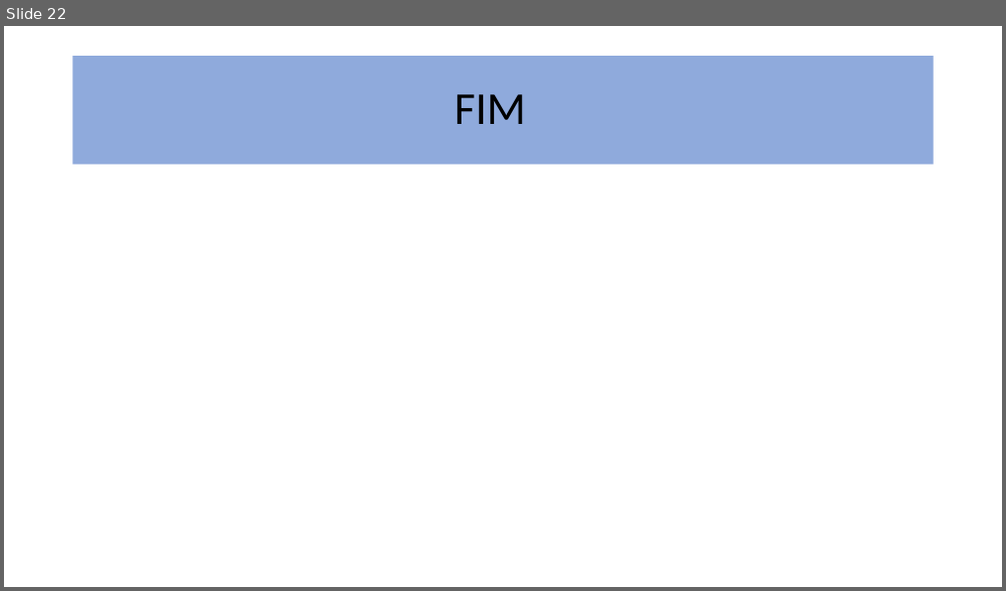
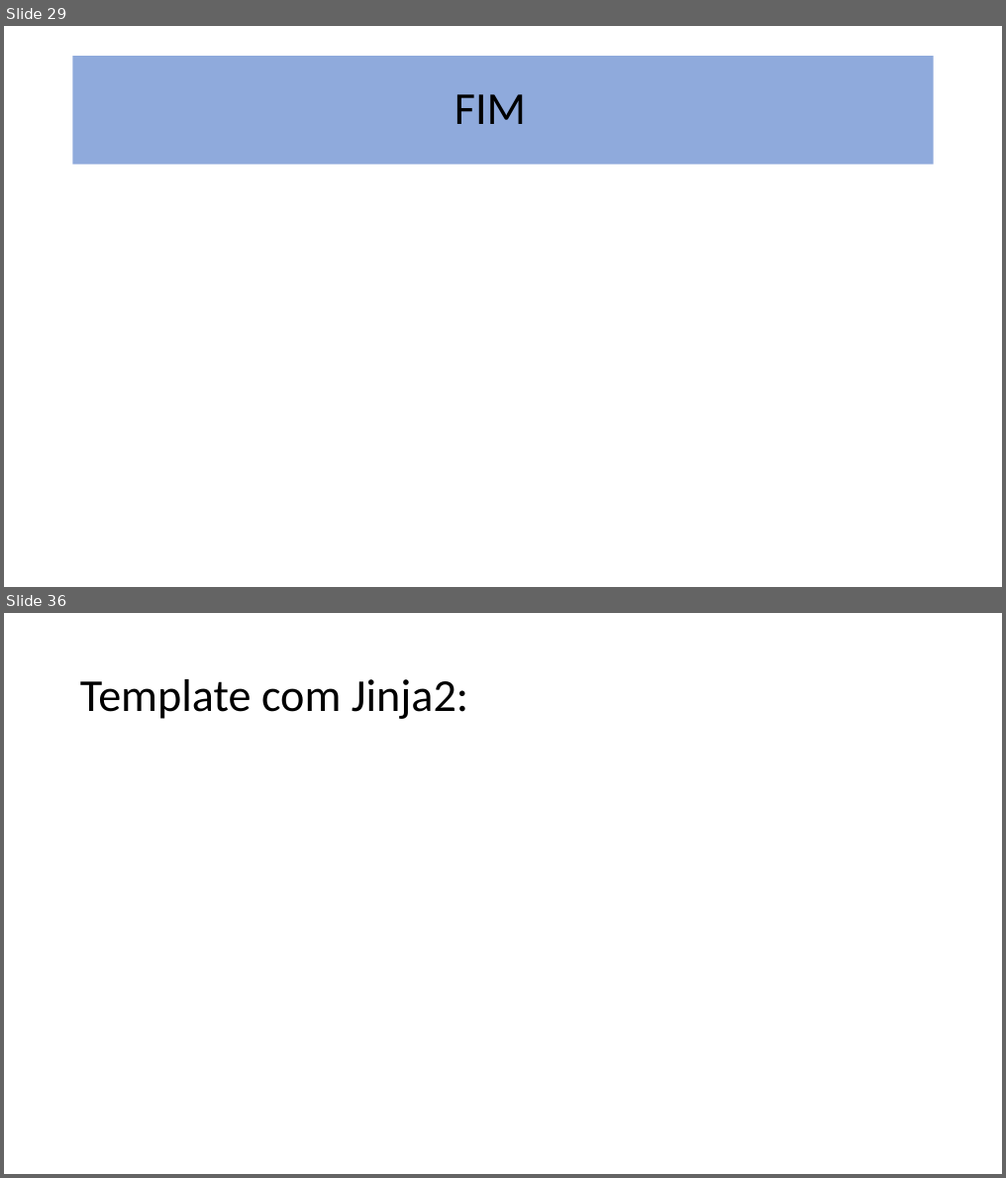
Before and after one commit to dourivaljunior/Curso-de-Flask, a slide deck: aula 03 flask.pptx. Shown one above the other, each under a label of ours: slide 22 before the commit, slides 29 and 36 after it; the slides between them are not shown. The pictures are 1006x591 and 1006x1178 pixels, drawn with LibreOffice and Linux fonts; fonts in the diff are those of the drawing. Boxes give left, top, right and bottom in pixels: in the first picture for what was removed or moved away, otherwise in the second. Text is boxed around its words. In the diff, an @@ line names an element or a change of style, - is before the commit and + after.

```diff
--- a/aula 03 flask.pptx
+++ b/aula 03 flask.pptx
@@ slide 36 added at (4,613,1002,1174), background #FFFFFF @@
@@ title added at (80,679,468,719), 44 pt, text #000000 @@
+Template com Jinja2:
@@ what was slide 22 is now slide 29 @@
```
Also in this commit, not shown: 10 slides changed, 14 other slides added, 1 other file.
